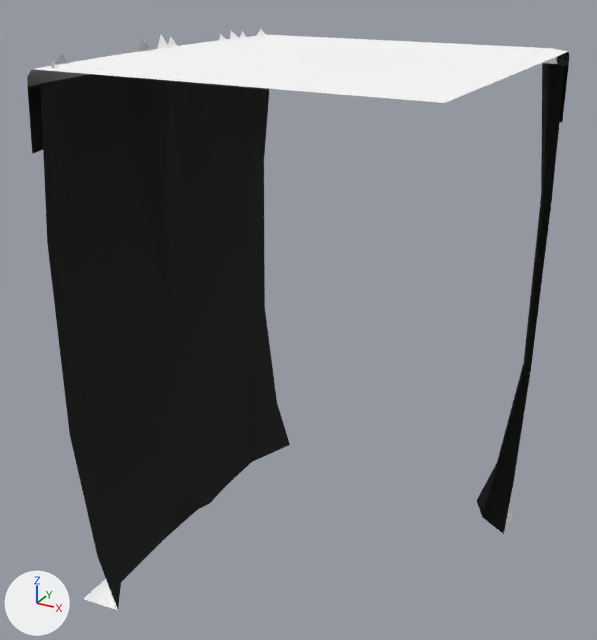
The glTF model web/public/assets/acnh/cliff/4-a-0.glb: old version first, new version second.
One viewpoint serves both versions: a 50 mm camera at (9.68, -18.59, 2.24) aimed at (-0.49, -0.1, -7.0). Every picture has the same lights, and +X, +Y and +Z are marked at lower left. The picture after the commit comes second. Where no turn or scale is listed for an object, it has been applied to the vertices.

The first picture shows 'CliffC__mCliff', 'GrassOP_1__mGrassCliffXlu', 'GrassT1__mGrass' and 2 more.
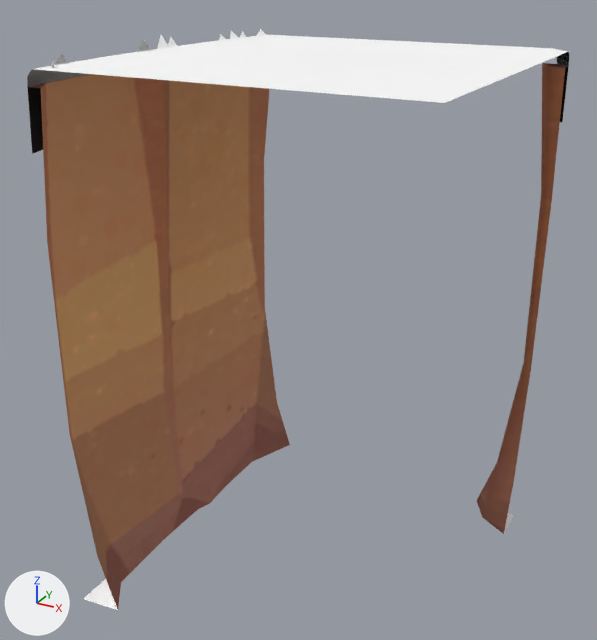
Boxes [x1, y1, x2, y2] around the edits, measured in the pictures (597 x 640 px):
'CliffC__mCliff', surface changed (black to brown)
    both: [30, 63, 568, 609]

Diff of the bpy script that builds the scene:
```diff
--- a/web/public/assets/acnh/cliff/4-a-0.glb.py
+++ b/web/public/assets/acnh/cliff/4-a-0.glb.py
@@ img_image_0 @@
+img_image_0 = load_image('Image_0', '_unpacked/Image_0', 512, 512, 'sRGB')
@@ mat_mcliff @@
 mat_mcliff = principled_material('mCliff')
-mat_mcliff.base_color = (0.0, 0.0, 0.0)  # black #000000
+mat_mcliff.texture = img_image_0
 mat_mcliff.roughness = 0.9
```
